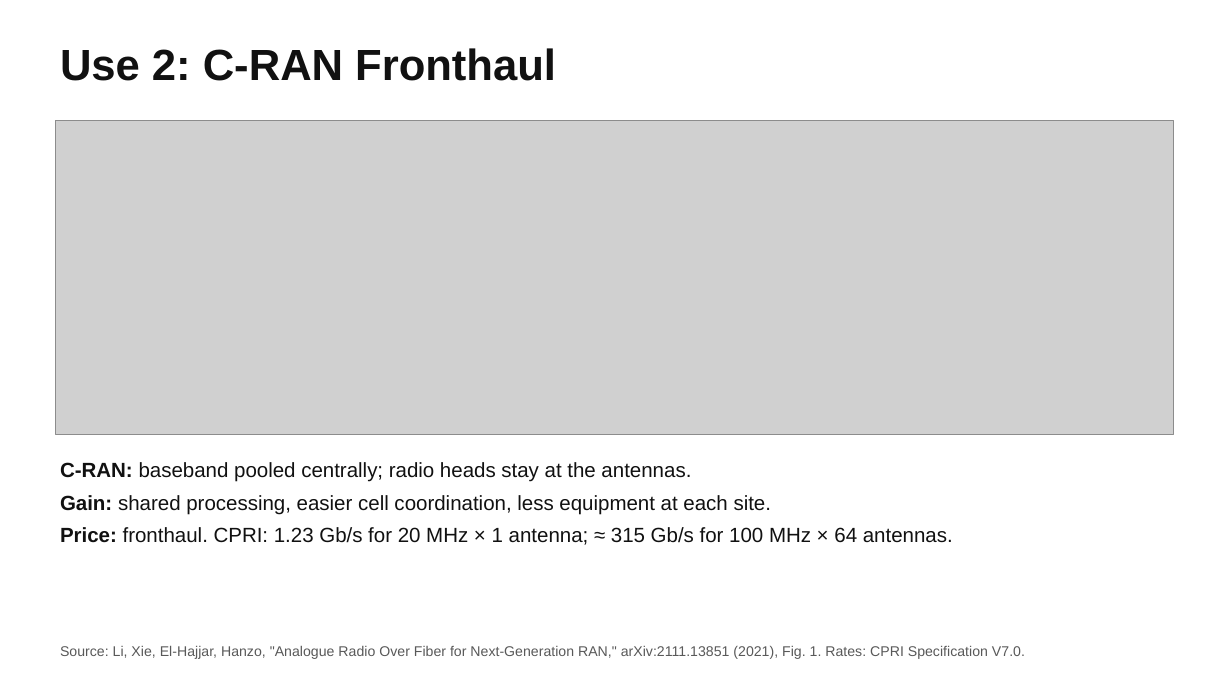
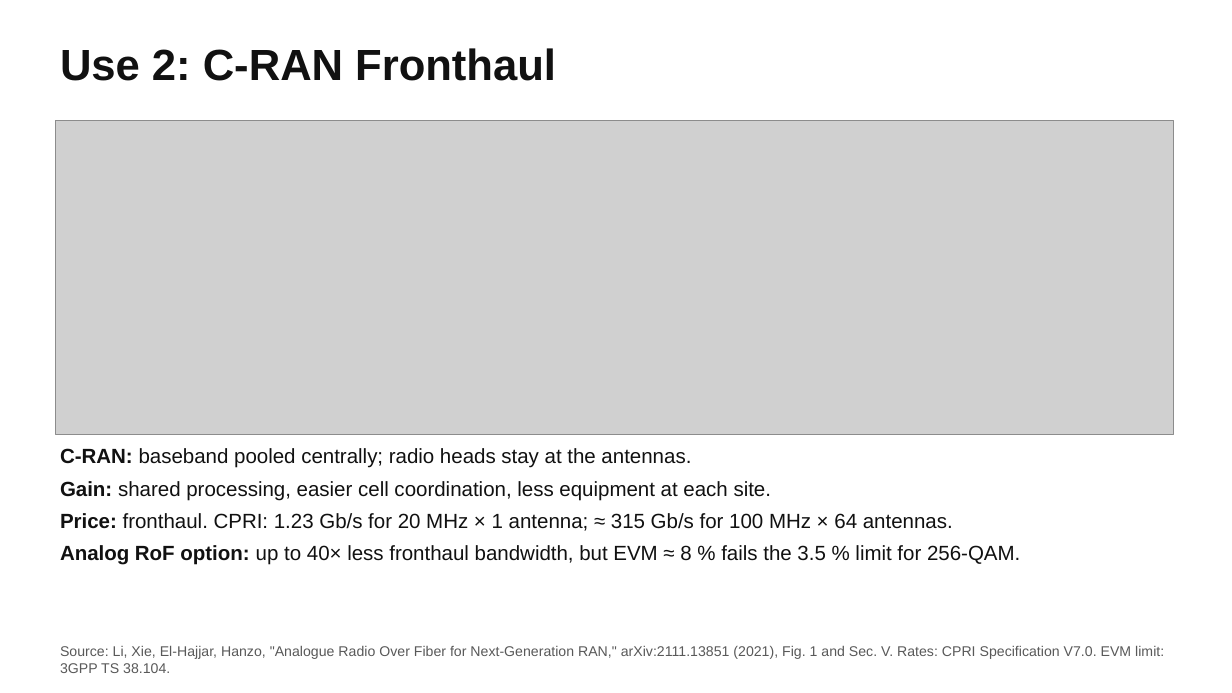
Before and after one commit to JehadMajed/AboOmar12, a slide deck: slide 3 of RoF_review/RoF_Part2_DAS_CRAN.pptx. Drawn at 1232x693 pixels with LibreOffice and Linux fonts; fonts in the diff are those of the drawing; grey boxes stand for pictures. Boxes give left, top, right and bottom in pixels: in the first picture for what was removed or moved away, otherwise in the second. Text is boxed around its words. In the diff, an @@ line names an element or a change of style, - is before the commit and + after.

```diff
--- a/RoF_review/RoF_Part2_DAS_CRAN.pptx
+++ b/RoF_review/RoF_Part2_DAS_CRAN.pptx
@@ text "C-RAN: baseband pooled centrally; radio ..." moved from (x1=60, y1=462, x2=953, y2=545) to (x1=60, y1=448, x2=1020, y2=565) @@
@@ text at (x1=60, y1=545, x2=1020, y2=565): paragraph added @@
+Analog RoF option: up to 40× less fronthaul bandwidth, but EVM ≈ 8 % fails the 3.5 % limit for 256-QAM.
@@ text at (x1=60, y1=646, x2=1164, y2=673): text changed @@
-Source: Li, Xie, El-Hajjar, Hanzo, "Analogue Radio Over Fiber for Next-Generation RAN," arXiv:2111.13851 (2021), Fig. 1. Rates: CPRI Specification V7.0.
+Source: Li, Xie, El-Hajjar, Hanzo, "Analogue Radio Over Fiber for Next-Generation RAN," arXiv:2111.13851 (2021), Fig. 1 and Sec. V. Rates: CPRI Specification V7.0. EVM limit: 3GPP TS 38.104.
```
Also in this commit, not shown: 2 other slides changed, 1 slide added, 1 other file.
